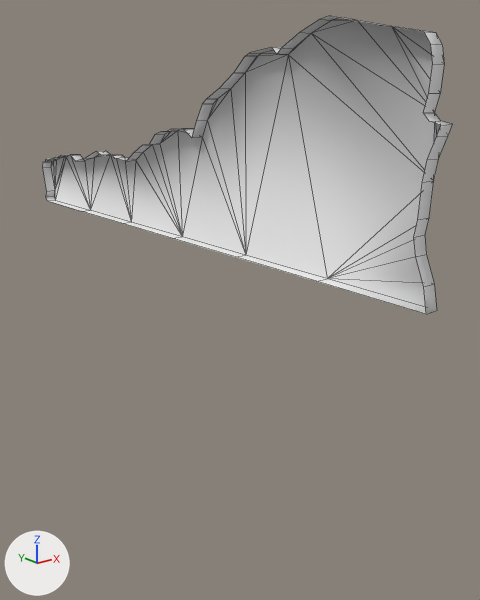
A saved change to the FBX model SparkleLeaf/Assets/Art/Models/ground1.fbx.
Both versions are drawn from a 50 mm lens placed at (-0.0357, -0.054, 0.0136), pointed at (0.0034, -0.0051, -0.006). Lighting does not change. The marker at lower left points along +X, +Y and +Z. Mesh edges are drawn as thin lines. Materials are left out; every surface is plain grey. Where no turn or scale is listed for an object, it has been applied to the vertices. Vertices at the same position are counted once.

Names of what the first picture shows: 'ground_01'.
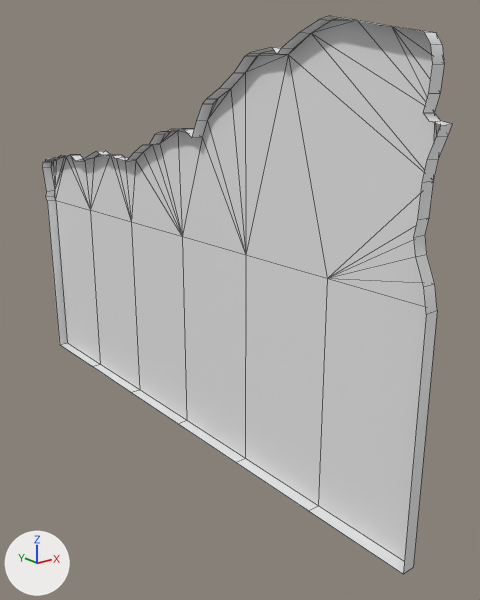
Where the change shows, as pixel boxes (x1, y1, x2, y2) in the pictures (480 x 600 px):
'ground_01', reshaped (87% taller): before (42, 16, 453, 314); after (42, 16, 453, 574)
part 1 of me_ground_01, built on: before (49, 200, 426, 314); after (47, 200, 437, 574)

The change, as a list of edits to the scene's bpy script:
```text
Change me_ground_01:
    used by ob_ground_01; location = (0.0, 0.0, 0.0)
    remove me_ground_01.from_pydata(...)  # 130 vertices, 128 faces; spans x -0.0012..0.0, y -0.0299..0.0301, z 0.0..0.0184
    add me_ground_01.from_pydata(...)  # 139 vertices, 136 faces; spans x -0.0012..0.0, y -0.0299..0.0301, z -0.02..0.0184
    me_ground_01 part 1
    5 vertices are removed from x -0.0012, y -0.02..0.0195, z 0.0
    6 faces are deleted
    9 new vertices lie (0.0, 0.0, -0.02) away from vertices in x -0.0012..0.0, y -0.0299..0.0294, z 0.0
    5 new vertices lie (-0.0012, 0.0, 0.0) away from vertices in x 0.0, y -0.02..0.0195, z -0.02
    14 new faces join them
    me_ground_01 part 2: the surface is now shaded flat
```
